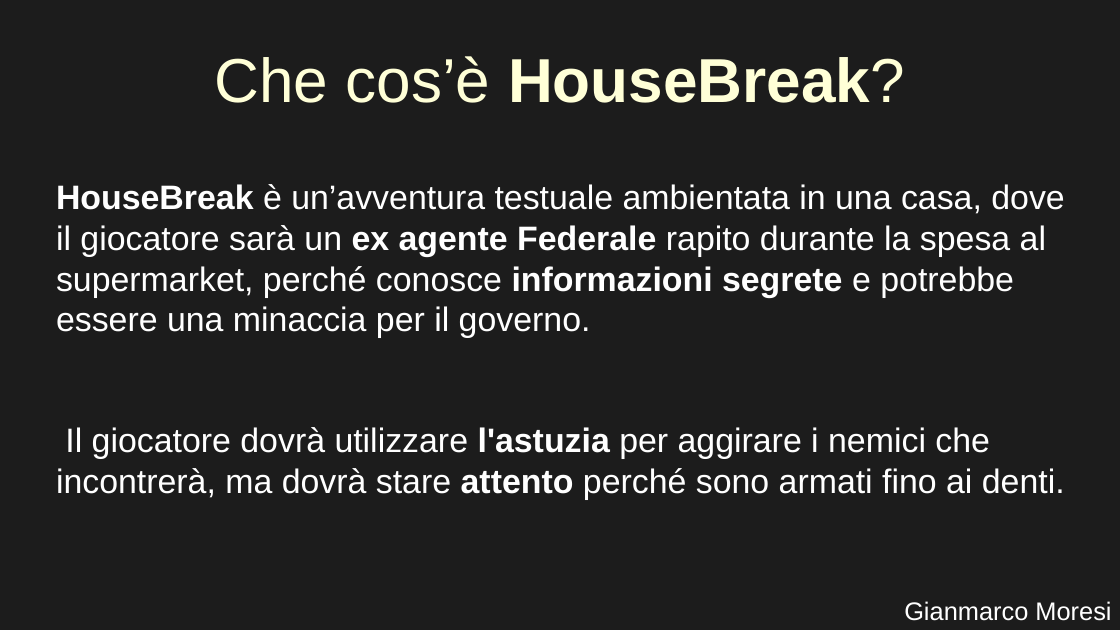
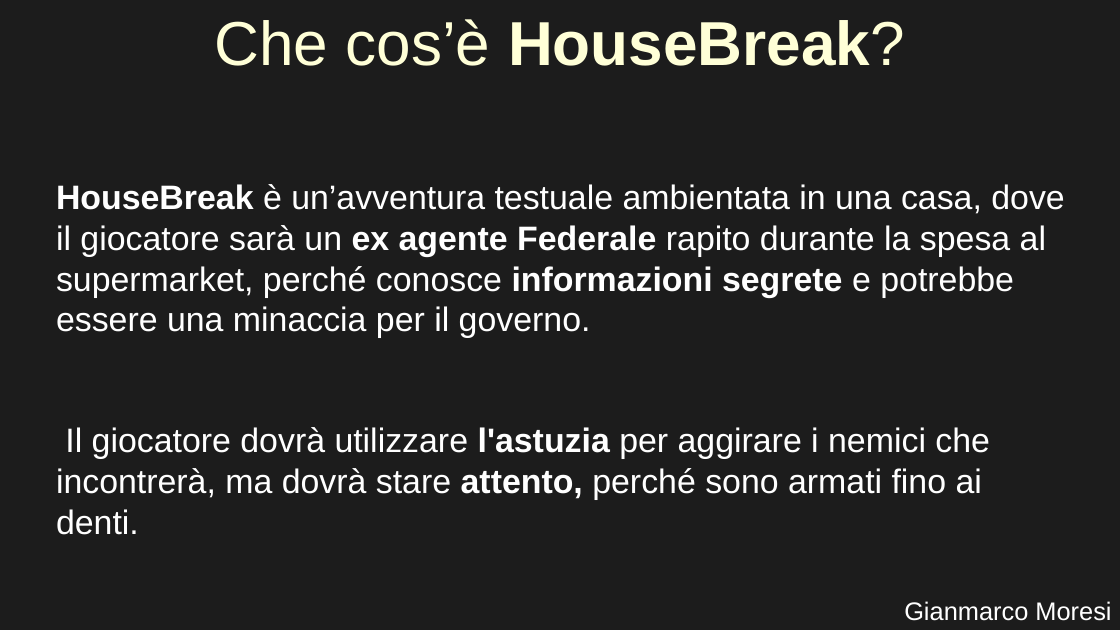
Before and after one commit to GianmarcoMo/HouseBreak, a slide deck: slide 2 of docs/PresentazioneProggetto.odp. Drawn at 1120x630 pixels with LibreOffice and Linux fonts; fonts in the diff are those of the drawing. Boxes give left, top, right and bottom in pixels: in the first picture for what was removed or moved away, otherwise in the second. Text is boxed around its words. In the diff, an @@ line names an element or a change of style, - is before the commit and + after.

```diff
--- a/docs/PresentazioneProggetto.odp
+++ b/docs/PresentazioneProggetto.odp
@@ title "Che cos’è HouseBreak?" moved from (x1=215, y1=56, x2=905, y2=103) to (x1=215, y1=19, x2=905, y2=66) @@
@@ text at (x1=56, y1=427, x2=990, y2=535): text changed @@
-Il giocatore dovrà utilizzare l'astuzia per aggirare i nemici che incontrerà, ma dovrà stare attento perché sono armati fino ai denti.
+Il giocatore dovrà utilizzare l'astuzia per aggirare i nemici che incontrerà, ma dovrà stare attento, perché sono armati fino ai denti.
```
Also in this commit, not shown: 5 other slides changed, 6 slides added, 57 other files.
